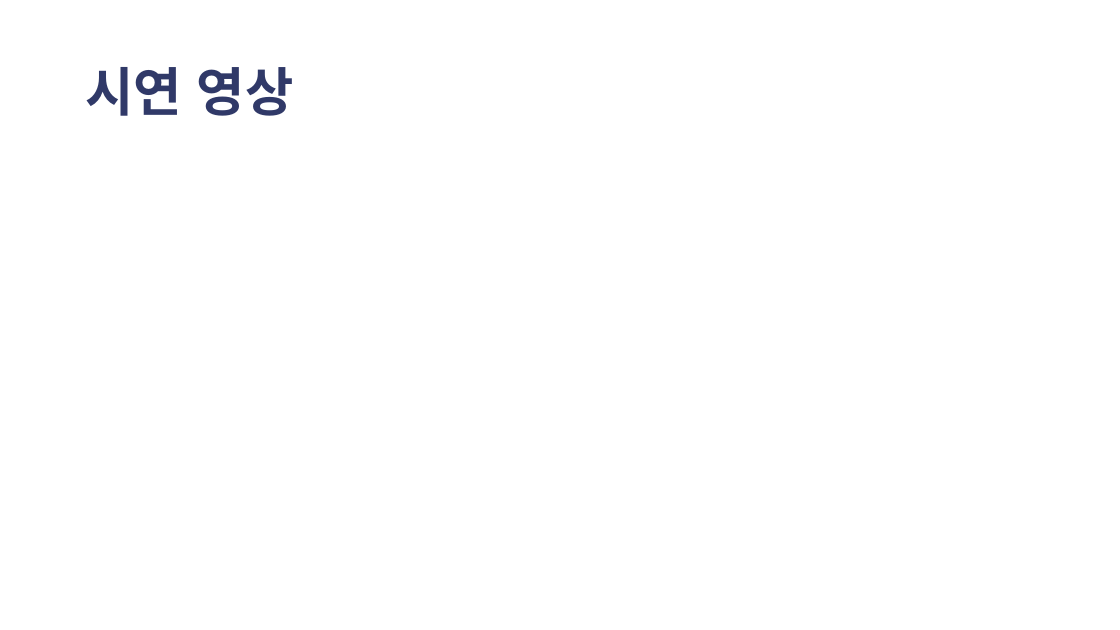
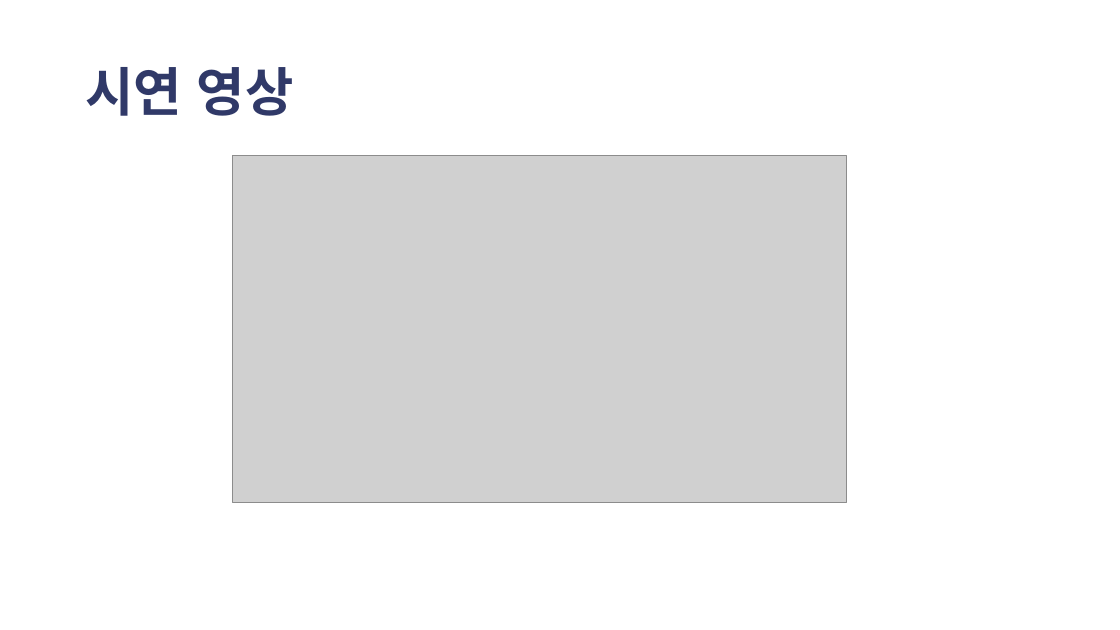
Before and after one commit to kutmicro2017/2016136054, a slide deck: slide 9 of 가습기 무드등_최종.pptx. Drawn at 1120x630 pixels with LibreOffice and Linux fonts; fonts in the diff are those of the drawing; grey boxes stand for pictures; background and template pictures are left out. Boxes give left, top, right and bottom in pixels: in the first picture for what was removed or moved away, otherwise in the second. Text is boxed around its words. In the diff, an @@ line names an element or a change of style, - is before the commit and + after.

```diff
--- a/가습기 무드등_최종.pptx
+++ b/가습기 무드등_최종.pptx
@@ picture added at [233, 155, 846, 502] @@
```
Also in this commit, not shown: 1 other slide changed.
